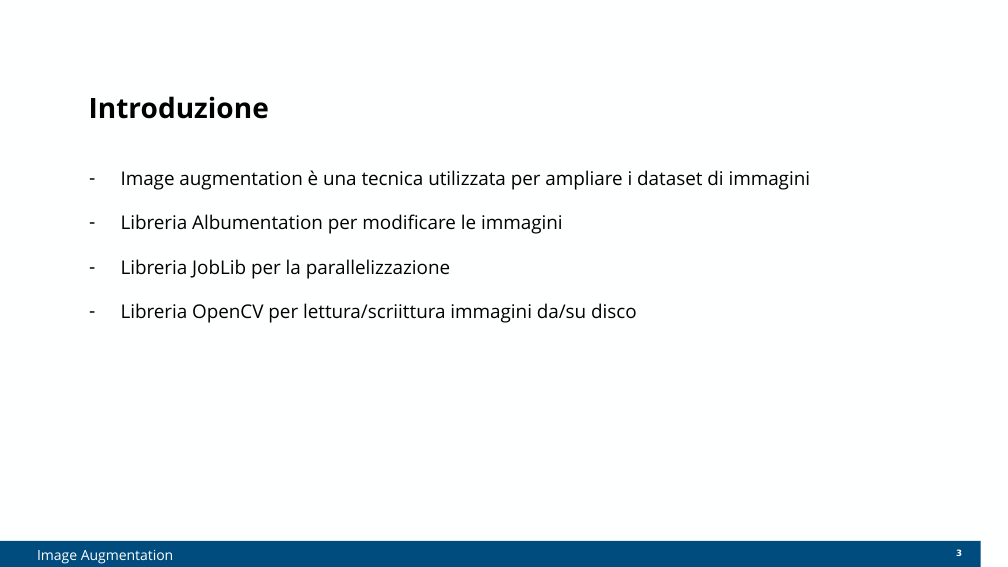
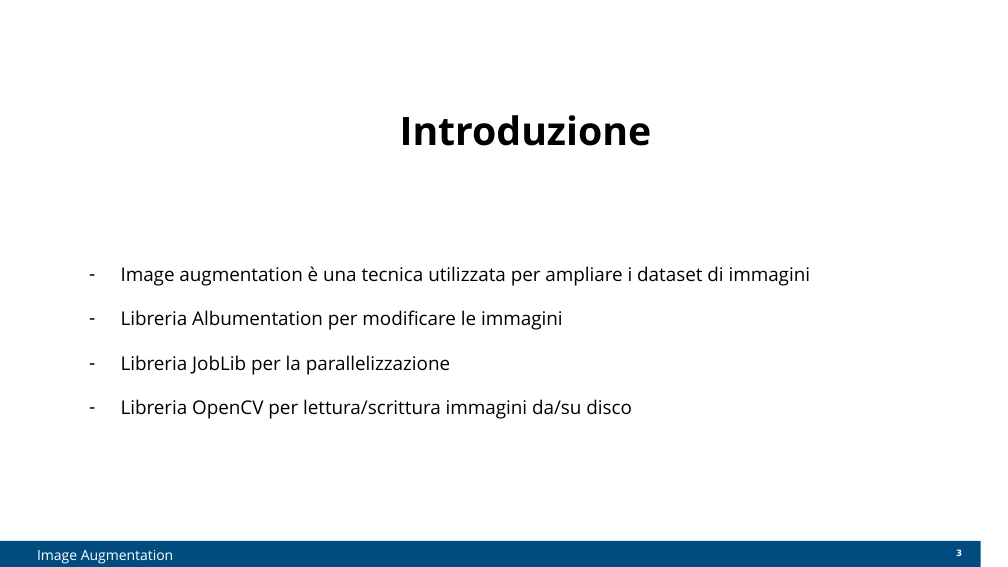
Before and after one commit to Elia-dev/ParallelProgramming, a slide deck: slide 3 of PPpresentation.pptx. Drawn at 1008x567 pixels with LibreOffice and Linux fonts; fonts in the diff are those of the drawing; background and template pictures are left out. Boxes give left, top, right and bottom in pixels: in the first picture for what was removed or moved away, otherwise in the second. Text is boxed around its words. In the diff, an @@ line names an element or a change of style, - is before the commit and + after.

```diff
--- a/PPpresentation.pptx
+++ b/PPpresentation.pptx
@@ title "Introduzione" moved from (x1=89, y1=96, x2=269, y2=119) to (x1=400, y1=115, x2=652, y2=146) @@
@@ title "Introduzione" at (x1=400, y1=115, x2=652, y2=146): size 20 to 28 pt; alignment left to centre @@
@@ text "Image augmentation è una tecnica ..." at (x1=121, y1=266, x2=811, y2=419): vertical alignment top to middle @@
@@ text at (x1=121, y1=399, x2=632, y2=419): text changed @@
-– Libreria OpenCV per lettura/scriittura immagini da/su disco
+– Libreria OpenCV per lettura/scrittura immagini da/su disco
```
Also in this commit, not shown: 27 other slides changed, 1 other file.
